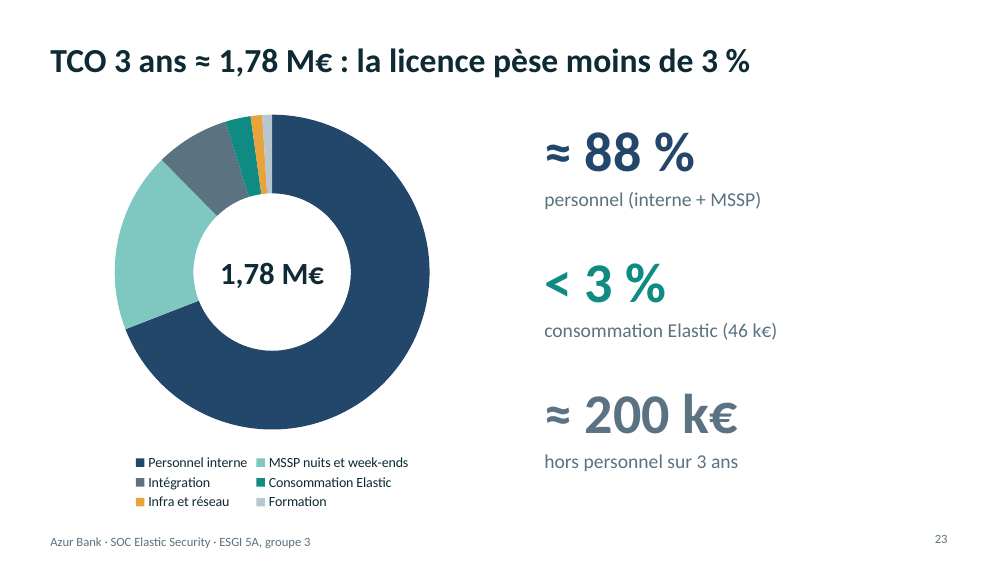
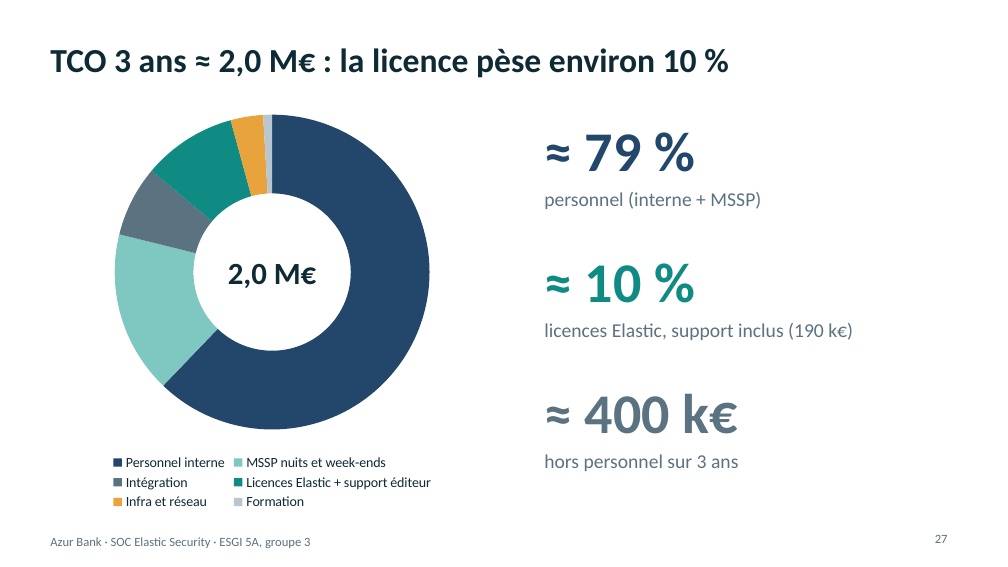
Before and after one commit to Jacob-dot-bit/soc-azur-bank-elastic, a slide deck: slide 27 of 05 - Soutenance (slides, dashboard, coût)/Soutenance_Azur_Bank_Elastic.pptx (slide 23 before the commit). Drawn at 1008x567 pixels with LibreOffice and Linux fonts; fonts in the diff are those of the drawing. Boxes give left, top, right and bottom in pixels: in the first picture for what was removed or moved away, otherwise in the second. Text is boxed around its words. In the diff, an @@ line names an element or a change of style, - is before the commit and + after.

```diff
--- a/05 - Soutenance (slides, dashboard, coût)/Soutenance_Azur_Bank_Elastic.pptx
+++ b/05 - Soutenance (slides, dashboard, coût)/Soutenance_Azur_Bank_Elastic.pptx
@@ title at bbox=[50, 48, 697, 78]: text changed @@
-TCO 3 ans ≈ 1,78 M€ : la licence pèse moins de 3 %
+TCO 3 ans ≈ 2,0 M€ : la licence pèse environ 10 %
@@ doughnut chart at bbox=[40, 101, 504, 514] @@
-categories: Personnel interne, MSSP nuits et week-ends, Intégration, Consommation Elastic, Infra et réseau, Formation
+categories: Personnel interne, MSSP nuits et week-ends, Intégration, Licences Elastic + support éditeur, Infra et réseau, Formation
-Series 1: 69, 19, 8, 3, 1, 1
+Series 1: 62, 17, 7, 10, 3, 1
@@ data labels of Series 1 changed @@
@@ hole size changed @@
@@ text at bbox=[585, 134, 642, 171]: text changed @@
-≈ 88 %
+≈ 79 %
@@ text at bbox=[228, 264, 316, 288]: text changed @@
-1,78 M€
+2,0 M€
@@ text at bbox=[585, 265, 642, 303]: text changed @@
-< 3 %
+≈ 10 %
@@ text at bbox=[544, 323, 853, 340]: text changed @@
-consommation Elastic (46 k€)
+licences Elastic, support inclus (190 k€)
@@ text at bbox=[585, 393, 737, 434]: text changed @@
-≈ 200 k€
+≈ 400 k€
@@ page number at bbox=[935, 535, 948, 543]: text changed @@
-23
+27
```
Also in this commit, not shown: 16 other slides changed, 8 slides added, 2 slides removed, 1 other file.
